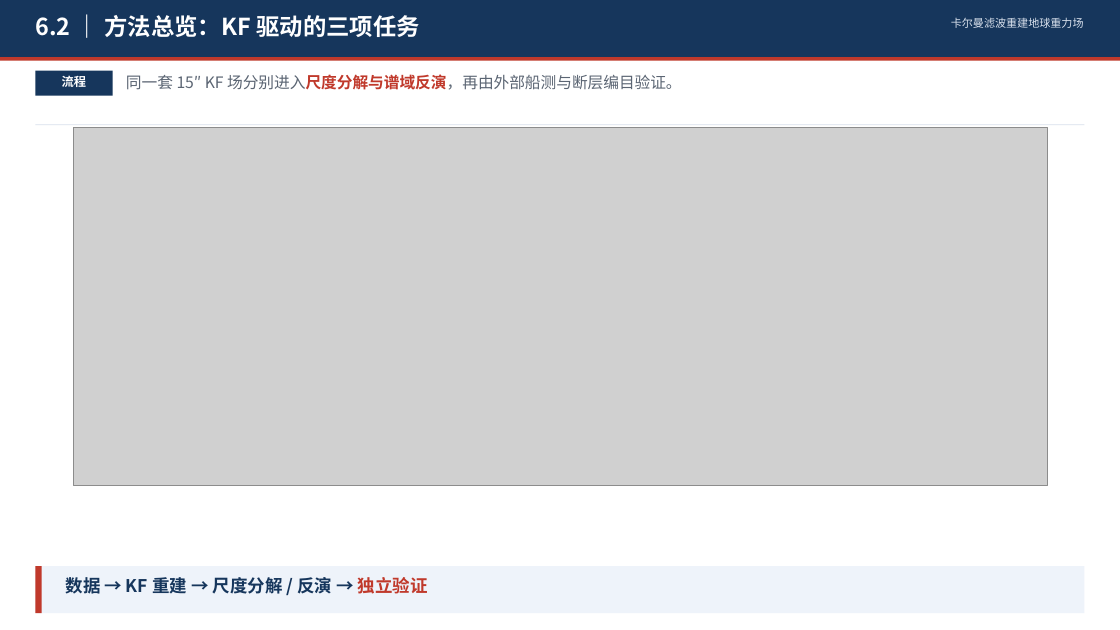
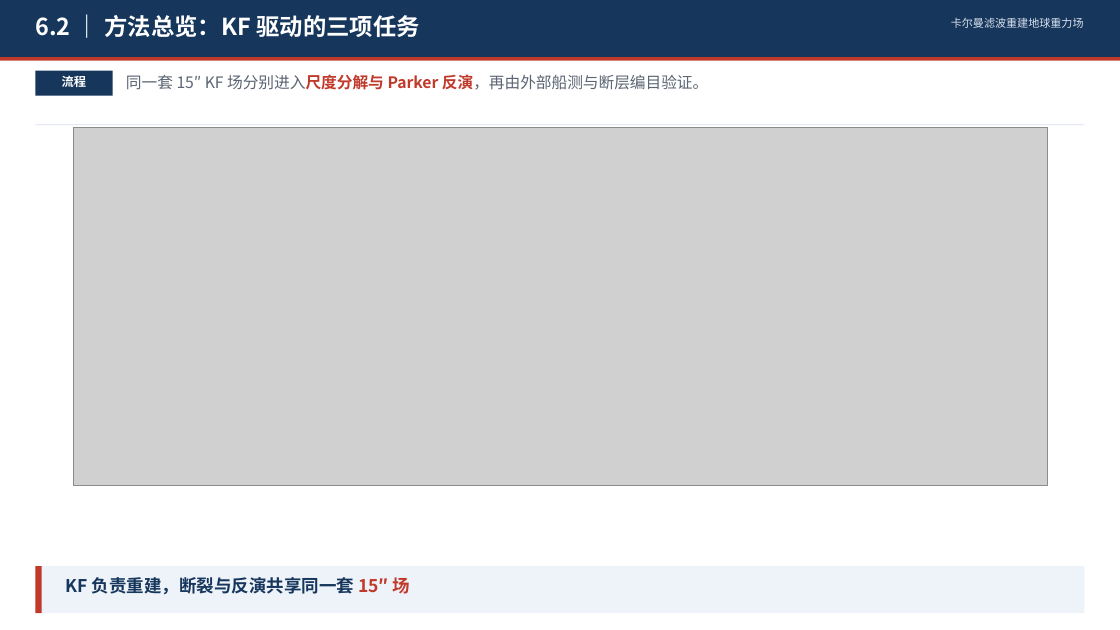
Before and after one commit to shuyunkai/kalman_gravity, a slide deck: slide 11 of ppt/卡尔曼滤波重建地球重力场_含研究内容.pptx. Drawn at 1120x630 pixels with LibreOffice and Linux fonts; fonts in the diff are those of the drawing; grey boxes stand for pictures. Boxes give left, top, right and bottom in pixels: in the first picture for what was removed or moved away, otherwise in the second. Text is boxed around its words. In the diff, an @@ line names an element or a change of style, - is before the commit and + after.

Commit message:
feat: 6.2 流程图填充参数/观测/验证, 结论改为 KF 重建共享场

```diff
--- a/ppt/卡尔曼滤波重建地球重力场_含研究内容.pptx
+++ b/ppt/卡尔曼滤波重建地球重力场_含研究内容.pptx
@@ text at [126, 74, 708, 90]: text changed @@
-同一套 15″ KF 场分别进入尺度分解与谱域反演，再由外部船测与断层编目验证。
+同一套 15″ KF 场分别进入尺度分解与 Parker 反演，再由外部船测与断层编目验证。
@@ text at [66, 577, 410, 595]: text changed @@
-数据 → KF 重建 → 尺度分解 / 反演 → 独立验证
+KF 负责重建，断裂与反演共享同一套 15″ 场
```
Also in this commit, not shown: 4 other files.
